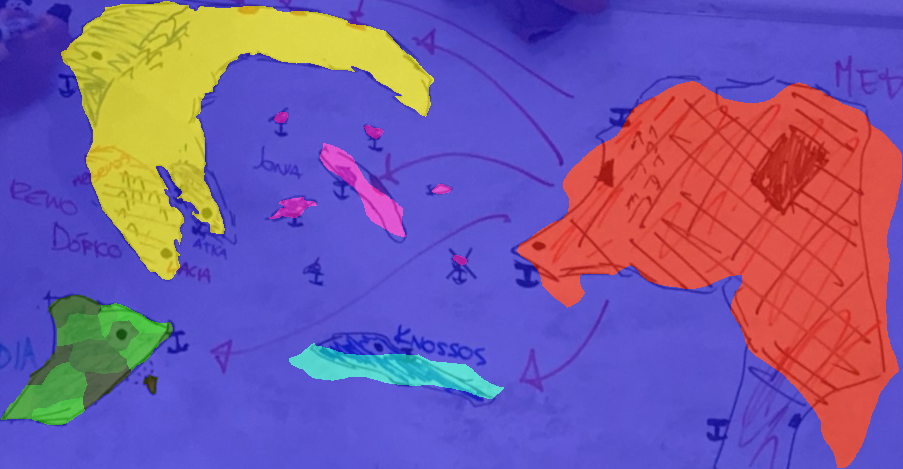
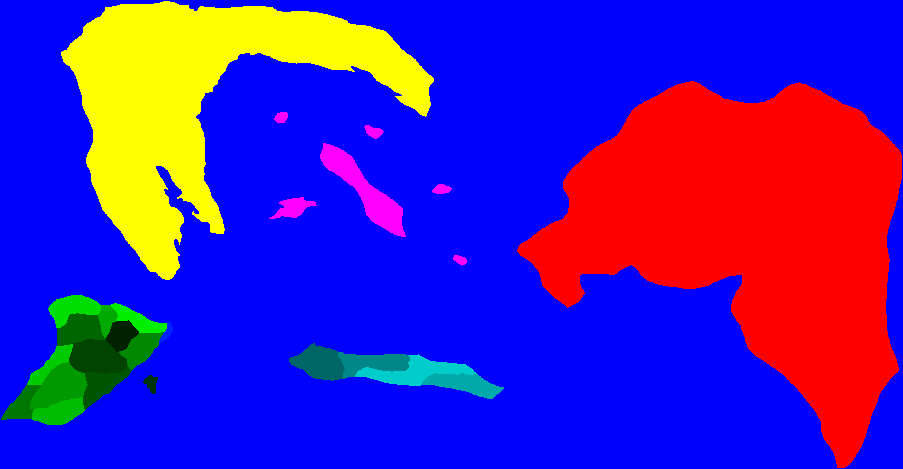
The second (903, 469) image is a revision of the first. Changes to its layers:
"Capa #1": opacity 52% → 100%, painted on it over [0, 0, 903, 469]
hid "Capa" over [0, 0, 903, 469]
